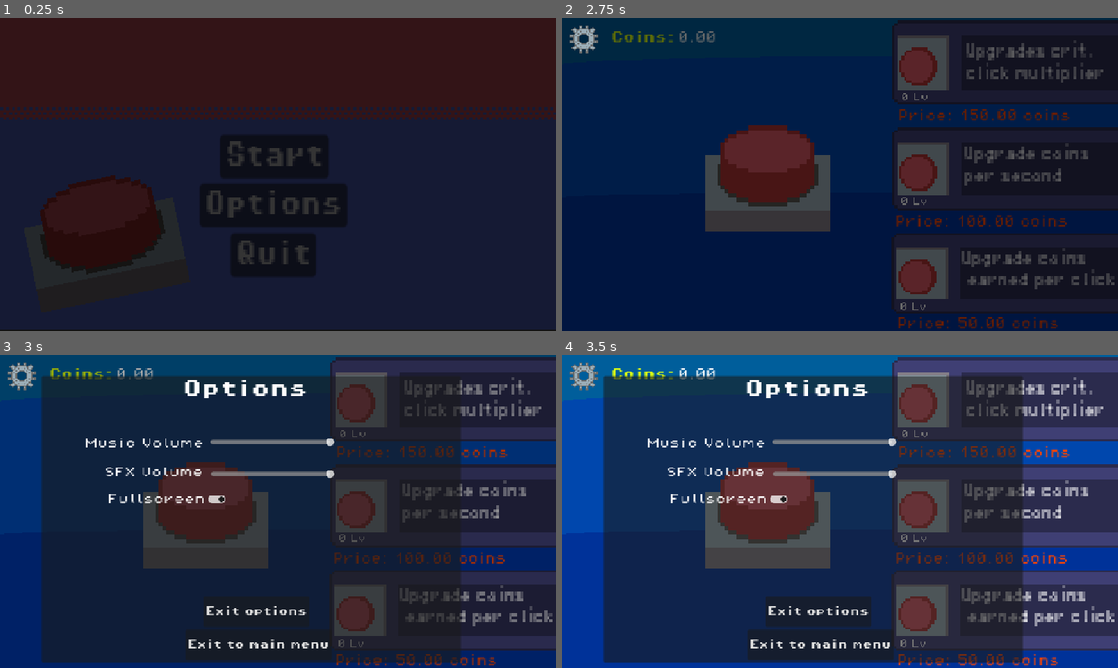
Above: before the commit, frames 1-4 (two rows, left to right).
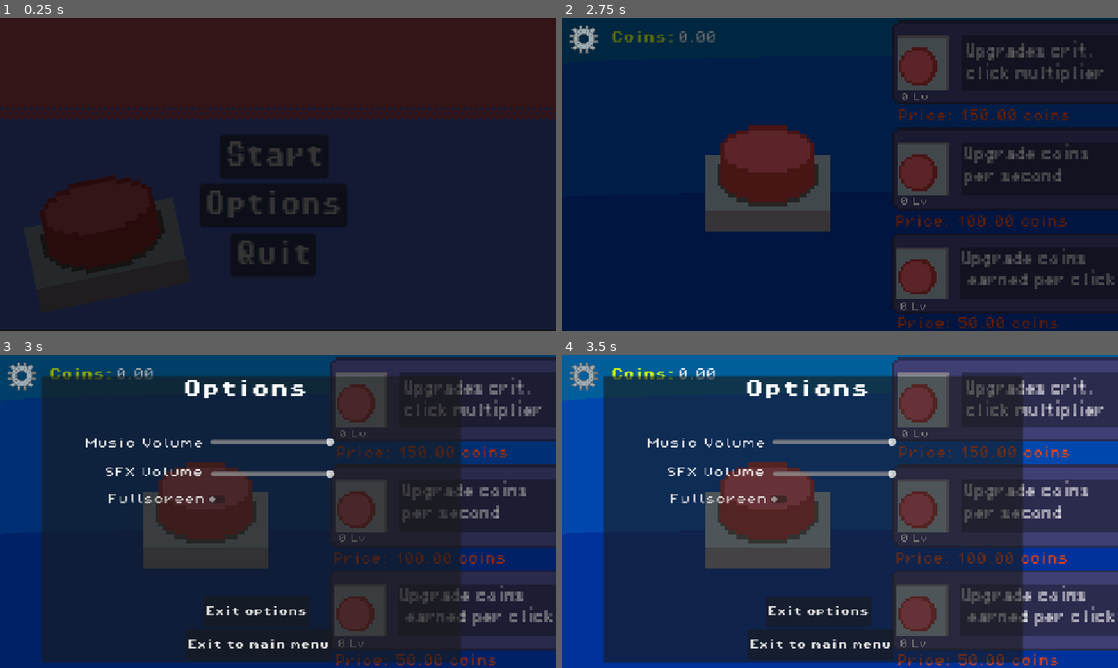
Above: after the commit, the same moments.

Repository: George101-dev/Click
Game: Godot game, scene res://main_menu.tscn
Same seed, same stepped clock (60 frames per second), same inputs: the game is played once before the commit and once after it.
Inputs (mouse positions are in pixels of both pictures, inside the frame that each line leads up to):
- Up to frame 1 (0.25 s): no input
- Up to frame 2 (2.75 s): click "Start" at 0.5 s; click "Start" at 1.25 s; click "Start" at 2 s
- Up to frame 3 (3 s): click (22, 373) at 2.75 s
- Up to frame 4 (3.5 s): no input

Frames 1-2 are identical in both runs. In frame 3, 0.1% of the frame differs, in the area x 19-41%, y 44-48%; in frame 4, 0.1%.

Commit message:
Update fullscreen_checkbox.gd

Diff:
--- a/fullscreen_checkbox.gd
+++ b/fullscreen_checkbox.gd
@@ -1,6 +1,10 @@
 extends Node2D
 
-
+func _ready() -> void:
+	if DisplayServer.window_get_mode() == DisplayServer.WINDOW_MODE_FULLSCREEN:
+		$CheckButton.button_pressed = true
+	else:
+		$CheckButton.button_pressed = false
 
 func _on_check_button_toggled(toggled_on: bool) -> void:
 	if toggled_on == true:
